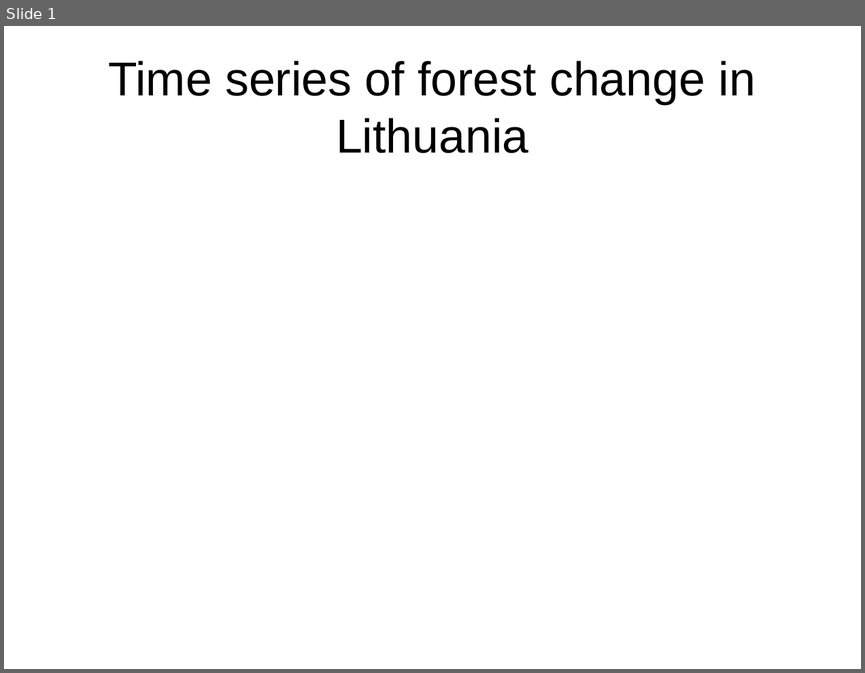
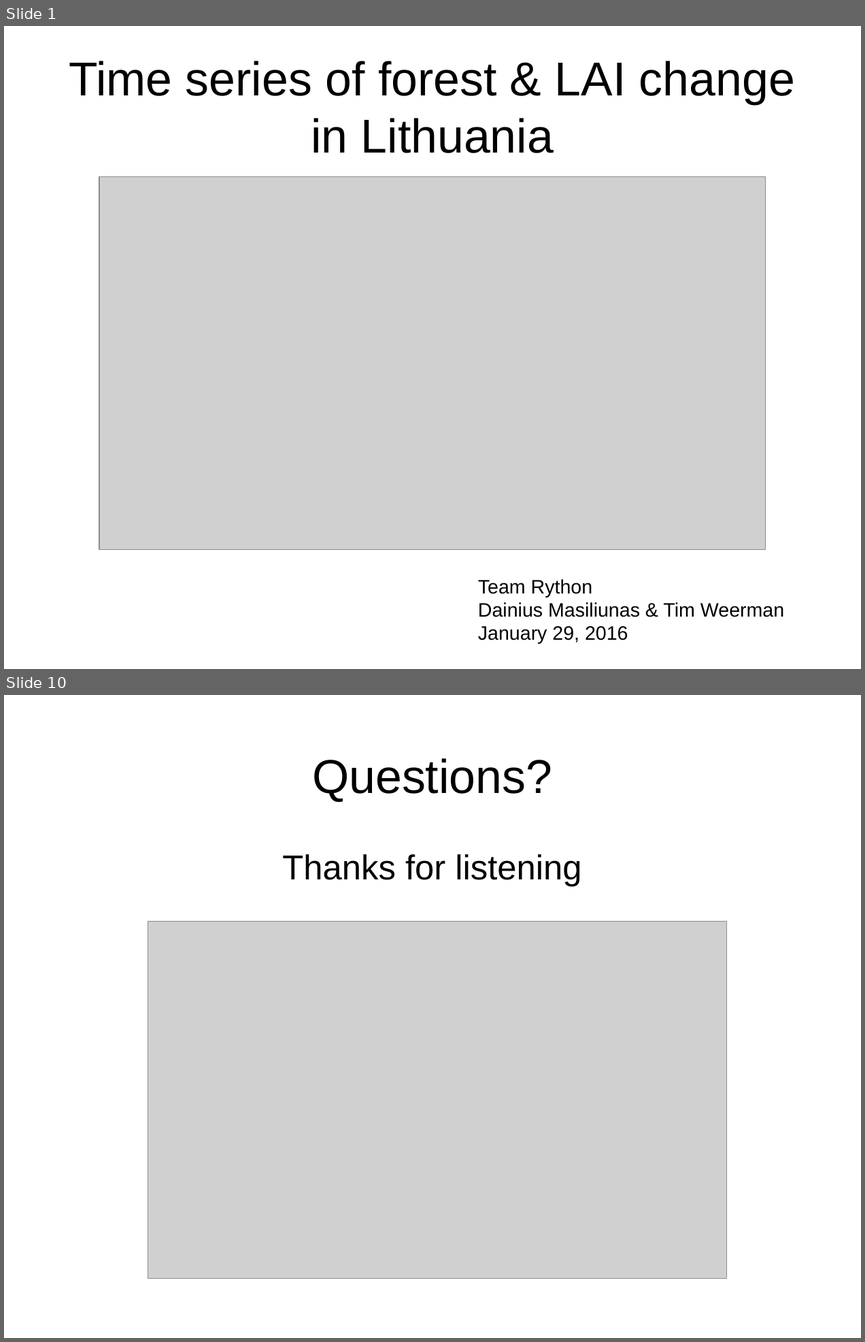
Before and after one commit to GreatEmerald/geoscripting, a slide deck: Project/Presentation/Project presentation.odp. Shown one above the other, each under a label of ours: slide 1 before the commit, slides 1 and 10 after it; the slides between them are not shown. The pictures are 865x673 and 865x1342 pixels, drawn with LibreOffice and Linux fonts; fonts in the diff are those of the drawing; grey boxes stand for pictures. Boxes give left, top, right and bottom in pixels: in the first picture for what was removed or moved away, otherwise in the second. Text is boxed around its words. In the diff, an @@ line names an element or a change of style, - is before the commit and + after.

```diff
--- a/Project/Presentation/Project presentation.odp
+++ b/Project/Presentation/Project presentation.odp
@@ slide 10 added at <box>4,695,861,1338</box>, background #FFFFFF @@
@@ title added at <box>312,758,552,802</box>, 44 pt, text #000000 @@
+Questions?
@@ text added at <box>282,854,581,887</box>, 32 pt, text #000000 @@
+Thanks for listening
@@ picture added at <box>148,921,727,1278</box> @@
@@ slide 1 changed as well @@
@@ title at <box>69,61,795,153</box>: text changed @@
-Time series of forest change in Lithuania
+Time series of forest & LAI change in Lithuania
@@ picture added at <box>99,176,765,548</box> @@
@@ text added at <box>478,579,784,643</box>, 18 pt, text #000000 @@
+Team Rython
+Dainius Masiliunas & Tim Weerman
+January 29, 2016
```
Also in this commit, not shown: 8 other slides added, 3 slides removed, 1 other file.
